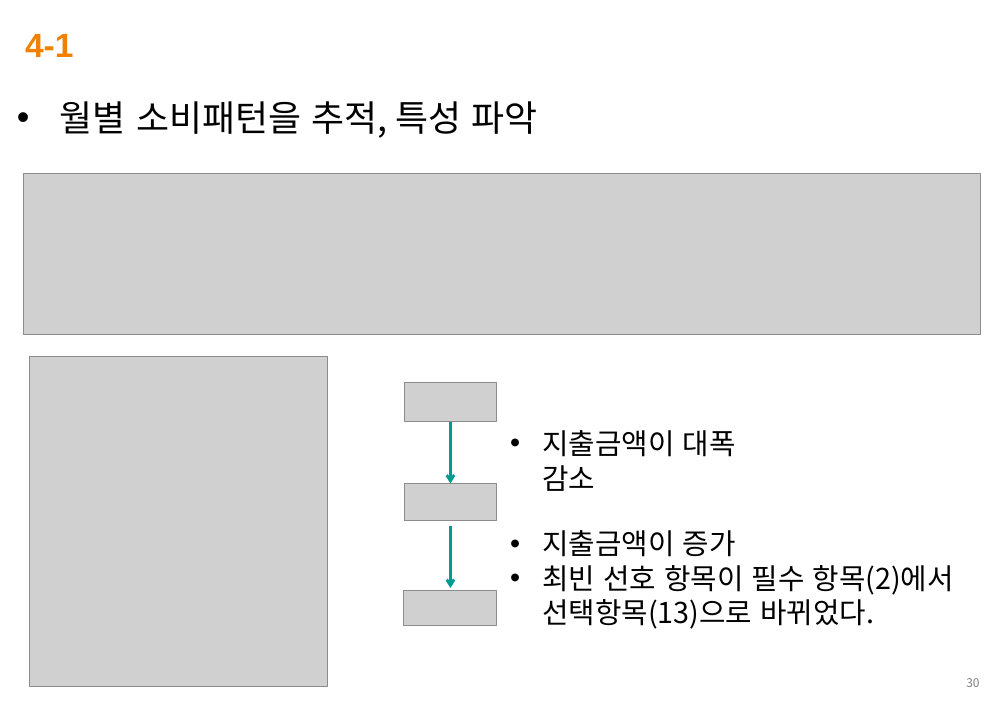
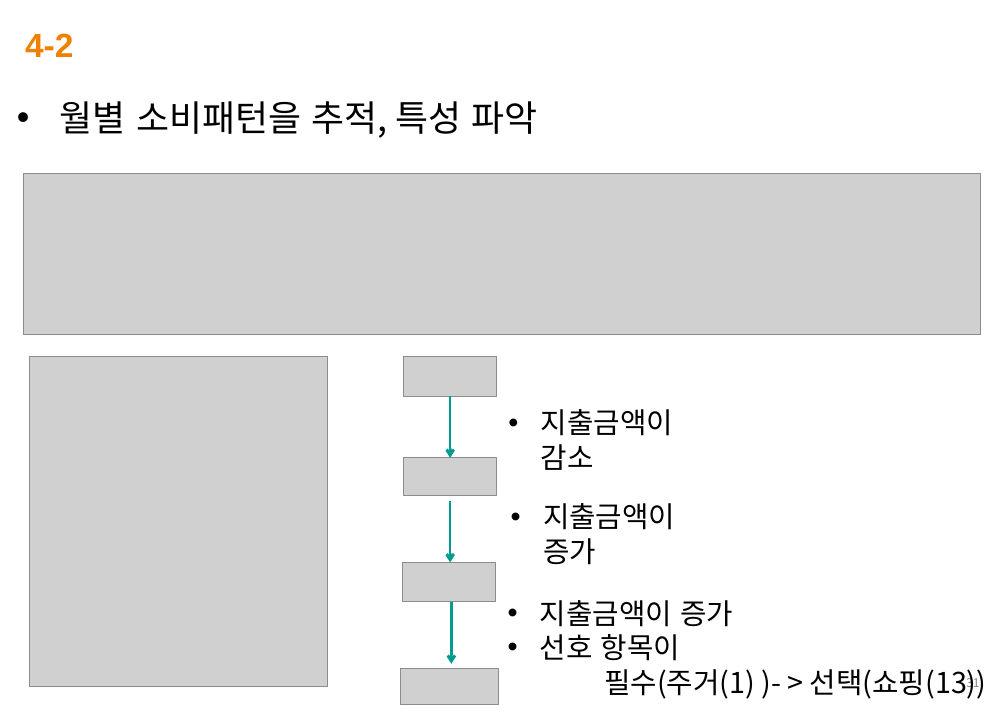
Before and after one commit to abcd00ou/LDS-Stat, a slide deck: slide 31 of 최종 보고서_이동성.pptx (slide 30 before the commit). Drawn at 1008x713 pixels with LibreOffice and Linux fonts; fonts in the diff are those of the drawing; grey boxes stand for pictures; background and template pictures are left out. Boxes give left, top, right and bottom in pixels: in the first picture for what was removed or moved away, otherwise in the second. Text is boxed around its words. In the diff, an @@ line names an element or a change of style, - is before the commit and + after.

```diff
--- a/최종 보고서_이동성.pptx
+++ b/최종 보고서_이동성.pptx
@@ text at <box>25,33,73,57</box>: text changed @@
-4-1
+4-2
@@ text at <box>541,409,673,470</box>: text changed @@
-• 지출금액이 대폭 감소
+• 지출금액이 감소
@@ 2 pictures, 2 arrows: place and size @@
-2 pictures, 2 arrows at <box>404,382,497,588</box>
+2 pictures, 2 arrows at <box>404,356,497,562</box>
@@ text added at <box>543,503,675,565</box>, 24 pt, text #000000 @@
+• 지출금액이 증가
@@ picture added at <box>403,562,495,602</box> @@
@@ text "지출금액이 증가": place and size @@
-text "지출금액이 증가" at <box>542,530,954,629</box>
+text "지출금액이 증가" at <box>540,600,986,699</box>
@@ arrow added from (452, 602) to (452, 664), #009B90 2.25 pt @@
@@ text at <box>540,634,986,699</box>: text changed @@
-• 최빈 선호 항목이 필수 항목(2)에서
-선택항목(13)으로 바뀌었다.
+• 선호 항목이
+필수(주거(1) )- > 선택(쇼핑(13))
@@ picture: place and size @@
-picture at <box>404,591,497,625</box>
+picture at <box>401,668,498,704</box>
@@ page number at <box>966,674,979,690</box>: text changed @@
-30
+31
```
Also in this commit, not shown: 28 other slides changed, 2 slides added.
